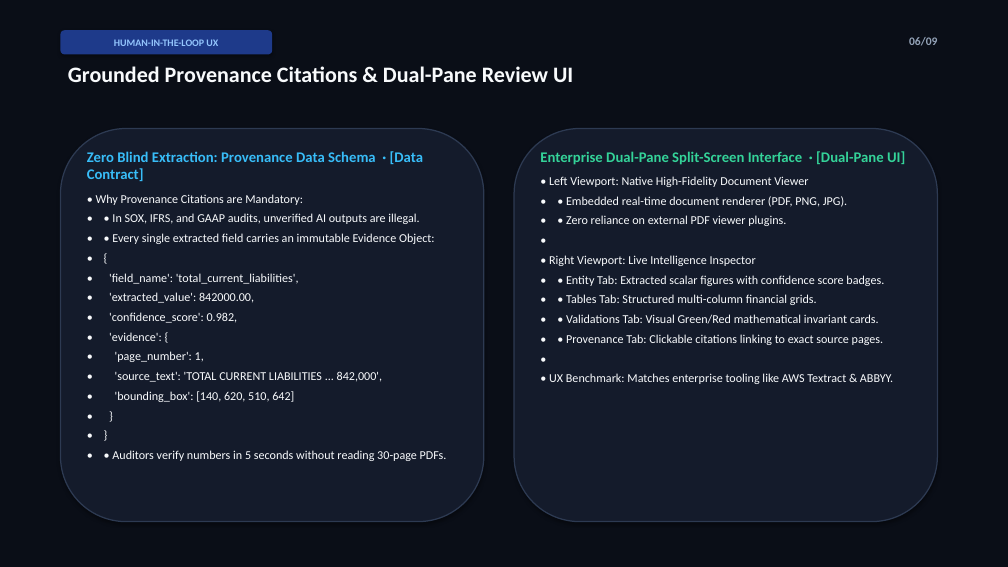
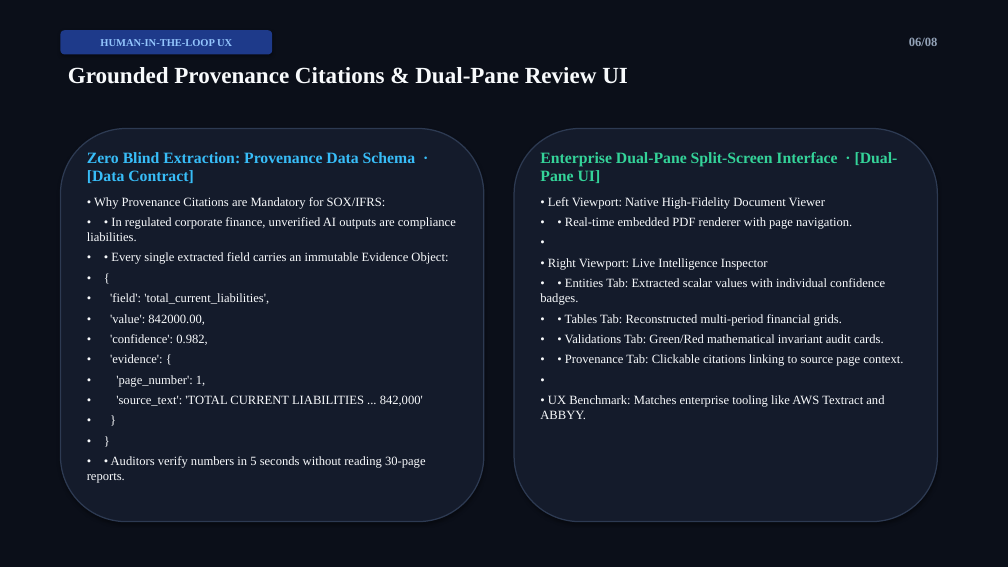
Before and after one commit to swathikarunakaran11-bit/doc-intel-financial-platform, a slide deck: slide 6 of DocIntel_Development_Approach.pptx. Drawn at 1008x567 pixels with LibreOffice and Linux fonts; fonts in the diff are those of the drawing. Boxes give left, top, right and bottom in pixels: in the first picture for what was removed or moved away, otherwise in the second. Text is boxed around its words. In the diff, an @@ line names an element or a change of style, - is before the commit and + after.

Commit message:
style: set typography to Times New Roman across presentation assets

```diff
--- a/DocIntel_Development_Approach.pptx
+++ b/DocIntel_Development_Approach.pptx
@@ rectangle at (0,0,1008,567): fill #0A0E17 to #0B0F19 @@
@@ rounded rectangle "HUMAN-IN-THE-LOOP UX" at (60,30,272,54): size 9.5 to 10 pt, font Calibri to Times New Roman @@
@@ text "Grounded Provenance Citations & Dual-Pane ..." at (68,67,628,84): size 21 to 22 pt, font Calibri to Times New Roman @@
@@ text at (909,38,938,46): text changed; size 11 to 12 pt; font Calibri to Times New Roman @@
-06/09
+06/08
@@ text at (87,152,448,387): size 14 to 15 pt in "Zero Blind Extraction: Provenance Data Schema · ..."; font Calibri to Times New Roman in "Zero Blind Extraction: Provenance Data Schema · ...", "• • Every single extracted field carries ...", "• {", "• 'evidence': {" and 3 more places; size 11.5 to 12 pt in "• • Every single extracted field carries ...", "• {", "• 'evidence': {", "• 'page_number': 1," and 2 more places @@
@@ text at (540,152,898,270): size 14 to 15 pt in "Enterprise Dual-Pane Split-Screen Interface · [Dual-Pane UI]"; font Calibri to Times New Roman in "Enterprise Dual-Pane Split-Screen Interface · [Dual-Pane UI]", "• Left Viewport: Native High-Fidelity Document Viewer", "•", "• Right Viewport: Live Intelligence Inspector" and 1 more places; size 11.5 to 12 pt in "• Left Viewport: Native High-Fidelity Document Viewer", "•", "• Right Viewport: Live Intelligence Inspector", "•" @@
@@ text at (87,197,456,241): text changed; size 11.5 to 12 pt; font Calibri to Times New Roman @@
-• Why Provenance Citations are Mandatory:
-• • In SOX, IFRS, and GAAP audits, unverified AI outputs are illegal.
+• Why Provenance Citations are Mandatory for SOX/IFRS:
+• • In regulated corporate finance, unverified AI outputs are compliance liabilities.
@@ text at (565,217,852,229): text changed; size 11.5 to 12 pt; font Calibri to Times New Roman @@
-• • Embedded real-time document renderer (PDF, PNG, JPG).
-• • Zero reliance on external PDF viewer plugins.
+• • Real-time embedded PDF renderer with page navigation.
@@ text at (110,293,269,345): text changed; size 11.5 to 12 pt; font Calibri to Times New Roman @@
-• 'field_name': 'total_current_liabilities',
-• 'extracted_value': 842000.00,
-• 'confidence_score': 0.982,
+• 'field': 'total_current_liabilities',
+• 'value': 842000.00,
+• 'confidence': 0.982,
@@ text at (540,278,903,366): text changed; size 11.5 to 12 pt; font Calibri to Times New Roman @@
-• • Entity Tab: Extracted scalar figures with confidence score badges.
-• • Tables Tab: Structured multi-column financial grids.
-• • Validations Tab: Visual Green/Red mathematical invariant cards.
-• • Provenance Tab: Clickable citations linking to exact source pages.
+• • Entities Tab: Extracted scalar values with individual confidence badges.
+• • Tables Tab: Reconstructed multi-period financial grids.
+• • Validations Tab: Green/Red mathematical invariant audit cards.
+• • Provenance Tab: Clickable citations linking to source page context.
@@ text at (116,395,423,406): text changed; size 11.5 to 12 pt; font Calibri to Times New Roman @@
-• 'source_text': 'TOTAL CURRENT LIABILITIES ... 842,000',
-• 'bounding_box': [140, 620, 510, 642]
+• 'source_text': 'TOTAL CURRENT LIABILITIES ... 842,000'
@@ text at (540,395,884,419): text changed; size 11.5 to 12 pt; font Calibri to Times New Roman @@
-• UX Benchmark: Matches enterprise tooling like AWS Textract & ABBYY.
+• UX Benchmark: Matches enterprise tooling like AWS Textract and ABBYY.
@@ text at (87,456,425,483): text changed; size 11.5 to 12 pt; font Calibri to Times New Roman @@
-• • Auditors verify numbers in 5 seconds without reading 30-page PDFs.
+• • Auditors verify numbers in 5 seconds without reading 30-page reports.
```
Also in this commit, not shown: 7 other slides changed, 1 slide removed, 2 other files.
